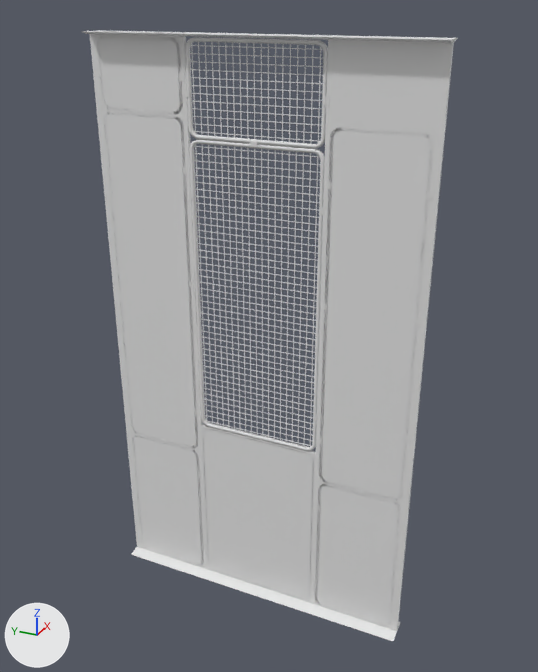
Two versions of the FBX model Assets/Prefabs/OtherObjects/Lattice1.fbx, one commit apart.
One viewpoint serves both versions: a 50 mm lens placed at (-6.05, -8.65, 18.9), pointed at (12.64, -0.24, 9.56). Arrows for +X, +Y and +Z are at lower left; the lights stay in place. The older version comes first. Where no turn or scale is listed for an object, it has been applied to the vertices.

In view in the first picture: 'F1_FenceConnections_Side1', 'F1_FenceDoorHitbox', 'F1_FenceFill2_Side1', 'F1_FenceFloor', 'F1_FenceHitbox1', 'F1_FenceHitbox2' and 1 more.
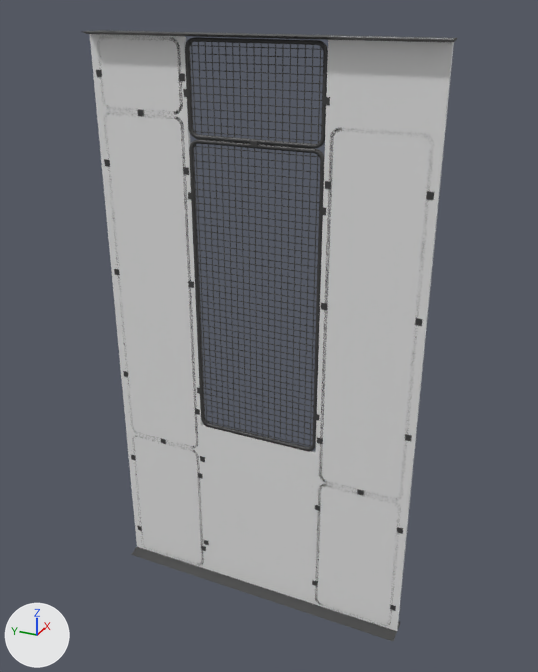
Boxes [x1, y1, x2, y2] around the edits, measured in the pictures (538 x 672 px):
'F1_FenceFill2_Side1', recoloured
    both: [99, 35, 430, 626]
'F1_FenceFloor', recoloured
    both: [83, 30, 457, 641]
'F1_FenceConnections_Side1', recoloured
    both: [96, 70, 434, 611]

What changed in the scene script:
```text
Add mat_metaldarkgrey:
    mat_metaldarkgrey = principled_material('MetalDarkGrey')
    mat_metaldarkgrey.base_color = (0.05, 0.05, 0.05)  # dark grey #3f3f3f
Change me_cube_890:
    where me_cube_890.from_pydata(...)  # 3736 vertices, 3116 faces; spans x -0.1..0.1, y -0.9..8.7, z -10.8..7.0
    add me_cube_890.materials.append(mat_metaldarkgrey)  # dark grey #3f3f3f
Change me_cube_996:
    where me_cube_996.from_pydata(...)  # 408 vertices, 220 faces; spans x -0.5..0.4, y -5.0..5.0, z -18.0..0.0
    add me_cube_996.materials.append(mat_metaldarkgrey)  # dark grey #3f3f3f
Change me_cube_994:
    where me_cube_994.from_pydata(...)  # 1518 vertices, 770 faces; spans x 12.2..12.3, y -4.9..4.9, z 0.9..17.0
    add me_cube_994.materials.append(mat_metaldarkgrey)  # dark grey #3f3f3f
```
